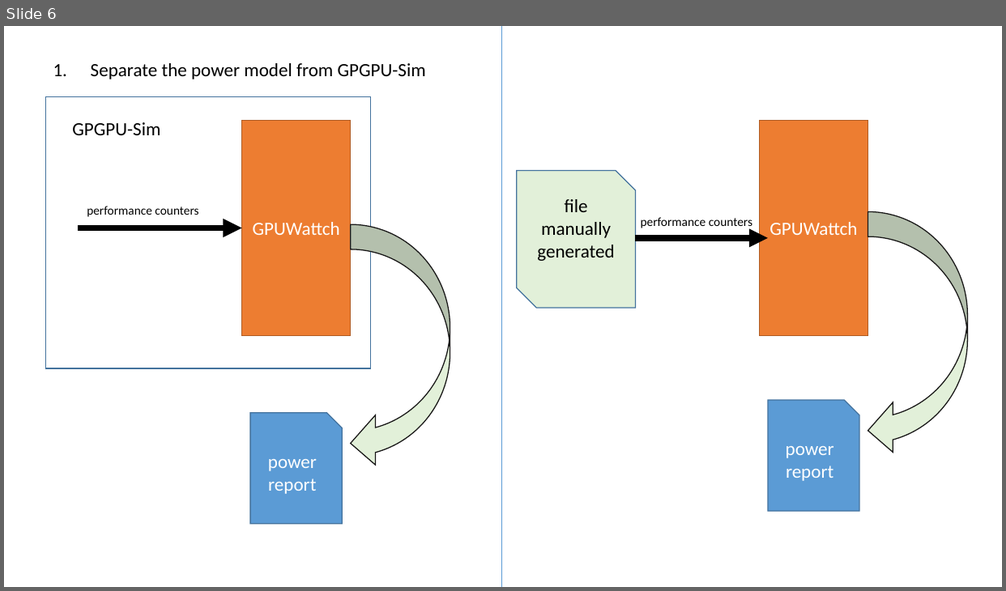
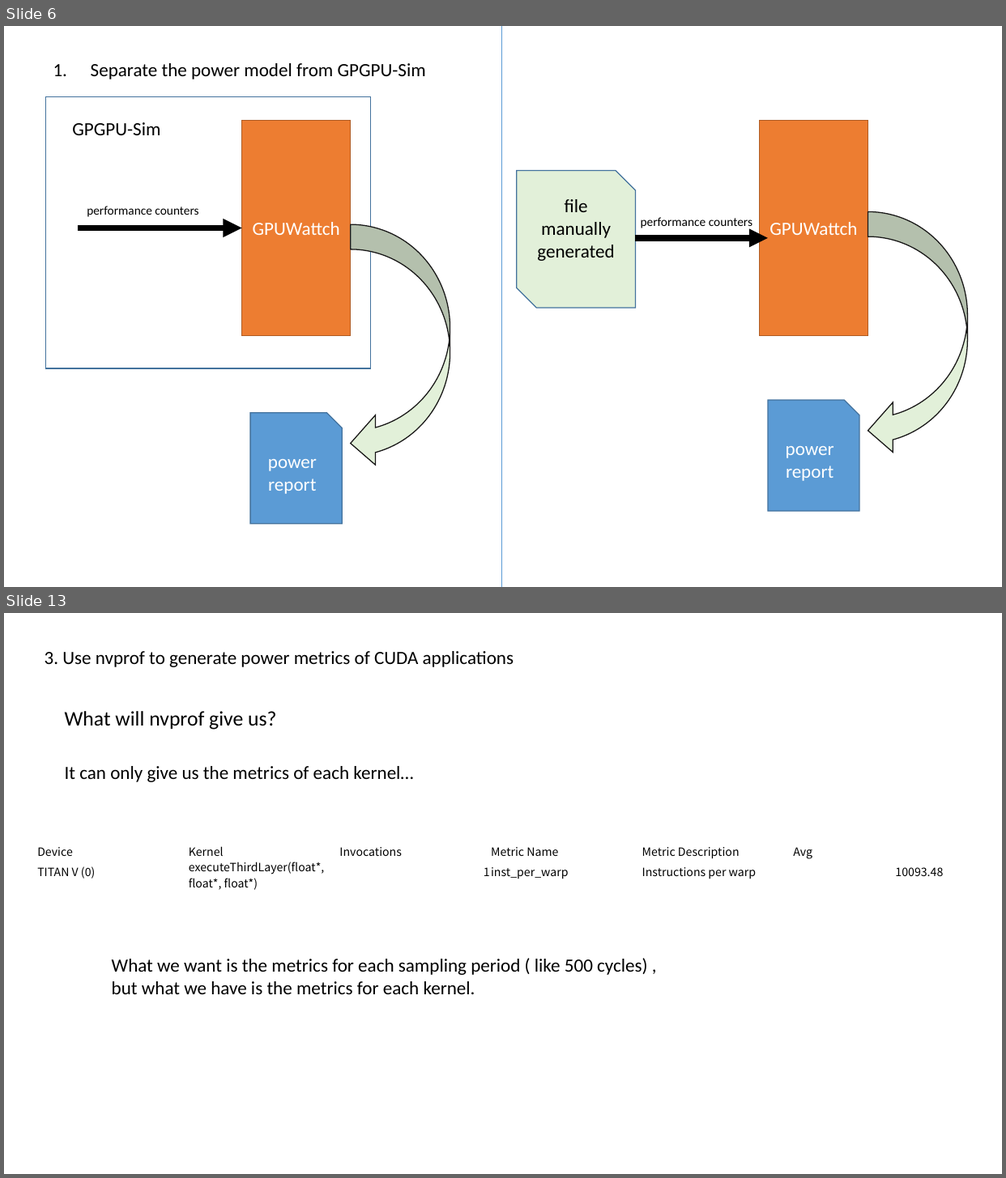
Before and after one commit to shenzongyi1997/GPU_learning, a slide deck: presentation/Shen Zongyi.pptx. Shown one above the other, each under a label of ours: slide 6 before the commit, slides 6 and 13 after it; the slides between them are not shown. The pictures are 1006x591 and 1006x1178 pixels, drawn with LibreOffice and Linux fonts; fonts in the diff are those of the drawing. Boxes give left, top, right and bottom in pixels: in the first picture for what was removed or moved away, otherwise in the second. Text is boxed around its words. In the diff, an @@ line names an element or a change of style, - is before the commit and + after.

```diff
--- a/presentation/Shen Zongyi.pptx
+++ b/presentation/Shen Zongyi.pptx
@@ slide 13 added at (4, 613, 1002, 1174), background #FFFFFF @@
@@ text added at (44, 651, 513, 667), 18 pt, text #000000 @@
+3. Use nvprof to generate power metrics of CUDA applications
@@ text added at (65, 711, 276, 730), 20 pt, text #000000 @@
+What will nvprof give us?
@@ text added at (65, 766, 413, 782), 18 pt, text #000000 @@
+It can only give us the metrics of each kernel…
@@ table added at (37, 843, 944, 893), 2 rows, 6 columns @@
+Device | Kernel | Invocations | Metric Name | Metric Description | Avg
+TITAN V (0) | executeThirdLayer(float*, float*, float*) | 1 | inst_per_warp | Instructions per warp | 10093.48
@@ text added at (112, 958, 647, 995), 18 pt, text #000000 @@
+What we want is the metrics for each sampling period ( like 500 cycles) ,
+but what we have is the metrics for each kernel.
```
Also in this commit, not shown: 2 slides changed, 7 other slides added.
